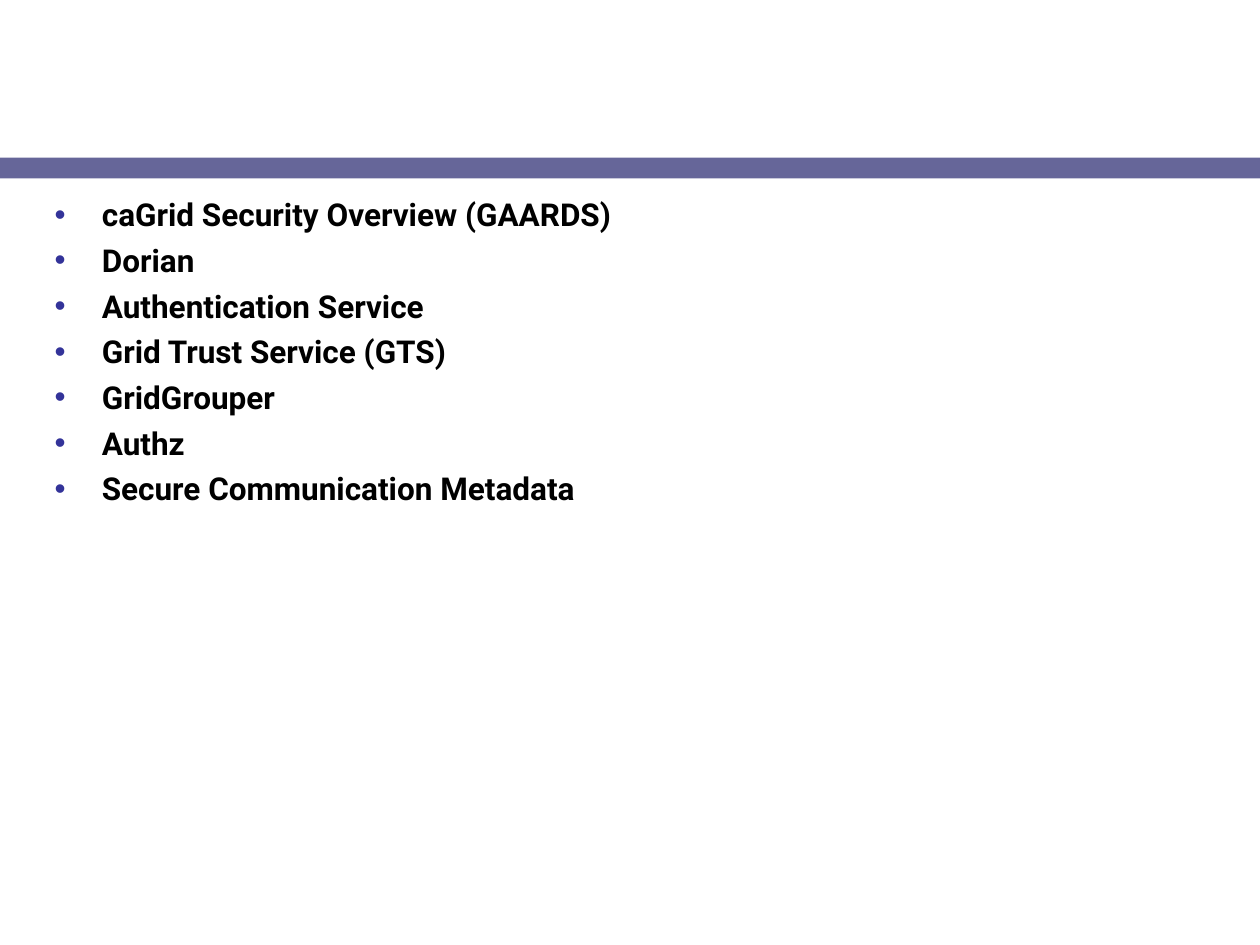
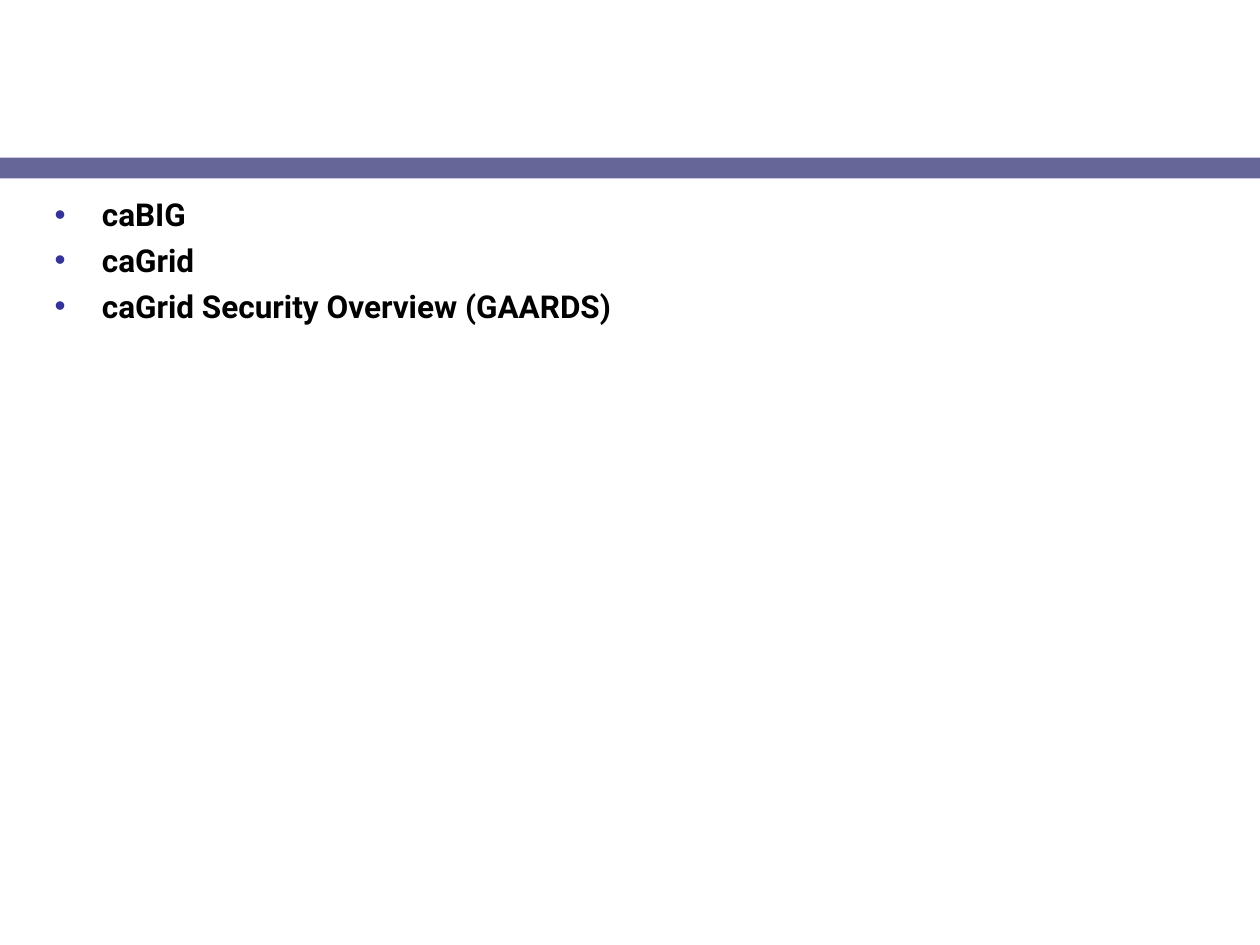
Before and after one commit to NCIP/cagrid-portal, a slide deck: slide 2 of cagrid-1-0/Documentation/presentations/security/gaards-ogf-19.ppt. Drawn at 1260x945 pixels with LibreOffice and Linux fonts; fonts in the diff are those of the drawing; background and template pictures are left out. Boxes give left, top, right and bottom in pixels: in the first picture for what was removed or moved away, otherwise in the second. Text is boxed around its words. In the diff, an @@ line names an element or a change of style, - is before the commit and + after.

```diff
--- a/cagrid-1-0/Documentation/presentations/security/gaards-ogf-19.ppt
+++ b/cagrid-1-0/Documentation/presentations/security/gaards-ogf-19.ppt
@@ text at box(102, 203, 194, 273): paragraphs added @@
+• caBIG
+• caGrid
@@ text at box(102, 248, 574, 501): paragraphs removed @@
-• Dorian
-• Authentication Service
-• Grid Trust Service (GTS)
-• GridGrouper
-• Authz
-• Secure Communication Metadata
```
Also in this commit, not shown: 4 slides added.
